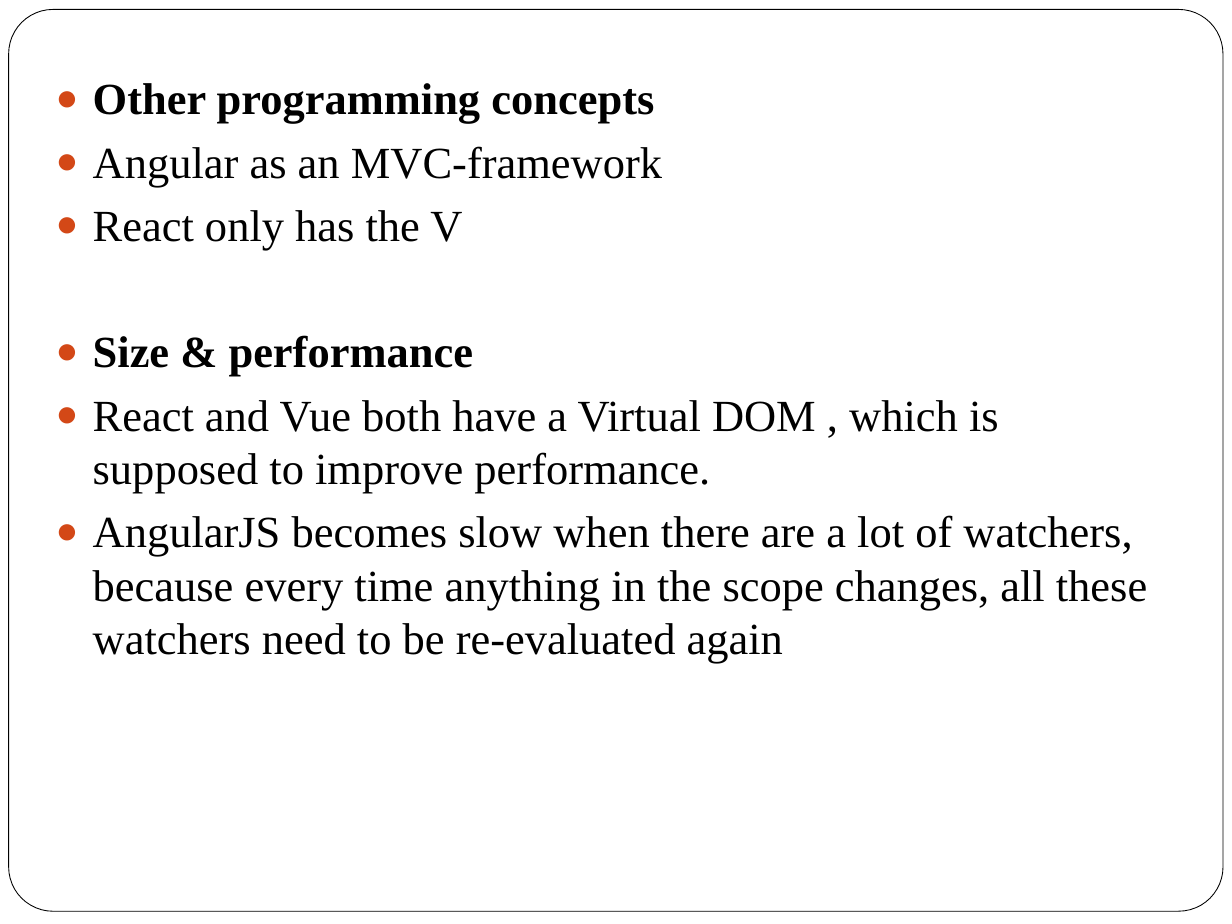
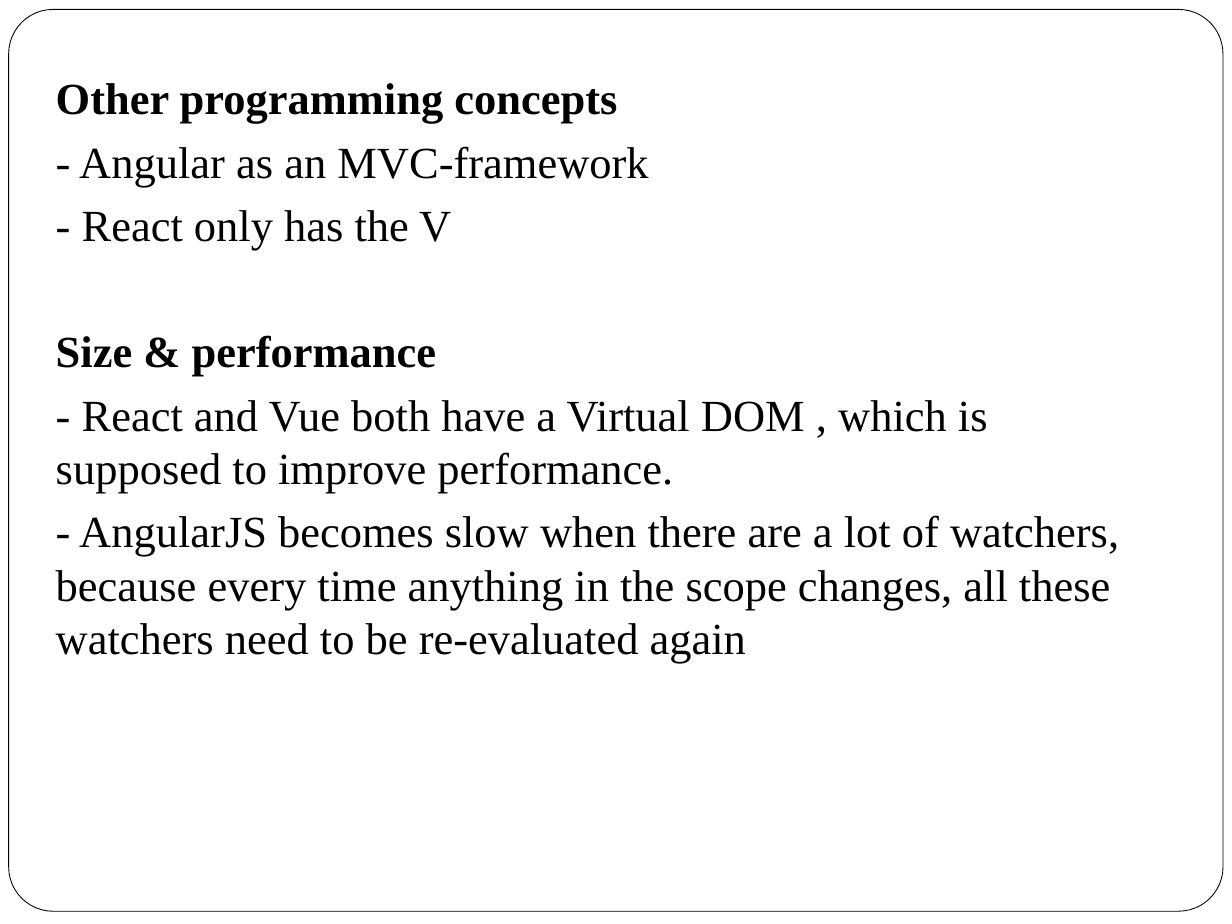
Before and after one commit to voquocduoc/compare-vue-react-angular, a slide deck: slide 10 of Slide.pptx. Drawn at 1232x924 pixels with LibreOffice and Linux fonts; fonts in the diff are those of the drawing. Boxes give left, top, right and bottom in pixels: in the first picture for what was removed or moved away, otherwise in the second. Text is boxed around its words. In the diff, an @@ line names an element or a change of style, - is before the commit and + after.

Commit message:
Update Slide

```diff
--- a/Slide.pptx
+++ b/Slide.pptx
@@ text at bbox=[56, 83, 617, 376]: bullet ● to none @@
@@ text at bbox=[79, 146, 648, 250]: text changed @@
-● Angular as an MVC-framework
-● React only has the V
+- Angular as an MVC-framework
+- React only has the V
@@ text at bbox=[56, 400, 1119, 663]: text changed @@
-● React and Vue both have a Virtual DOM , which is supposed to improve performance.
-● AngularJS becomes slow when there are a lot of watchers, because every time anything in the scope changes, all these watchers need to be re-evaluated again
+- React and Vue both have a Virtual DOM , which is supposed to improve performance.
+- AngularJS becomes slow when there are a lot of watchers, because every time anything in the scope changes, all these watchers need to be re-evaluated again
```
Also in this commit, not shown: 5 other slides changed.
